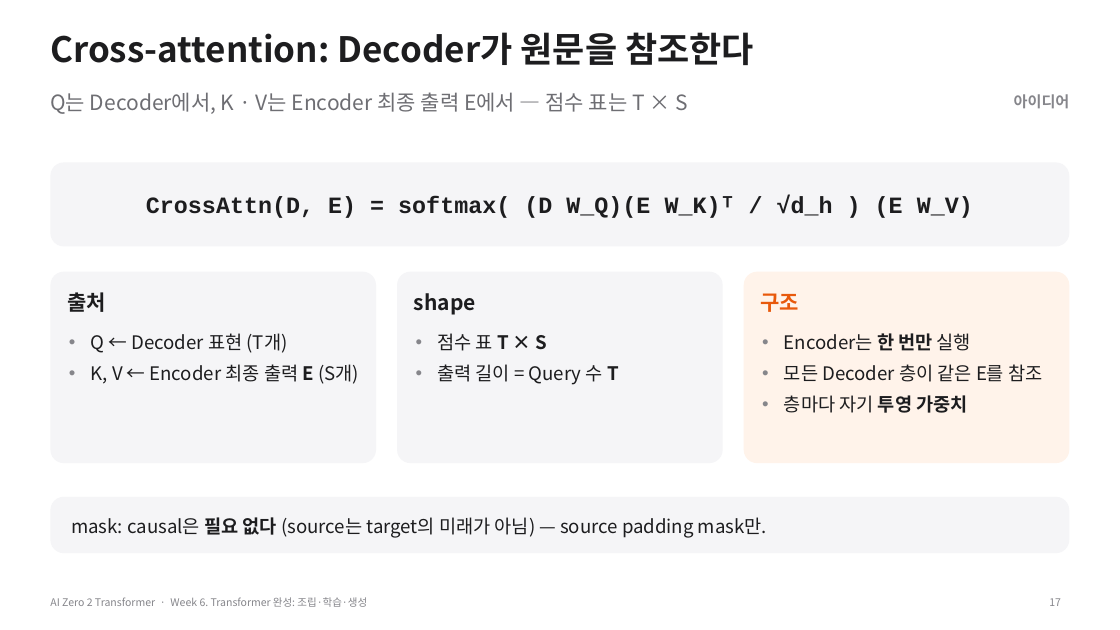
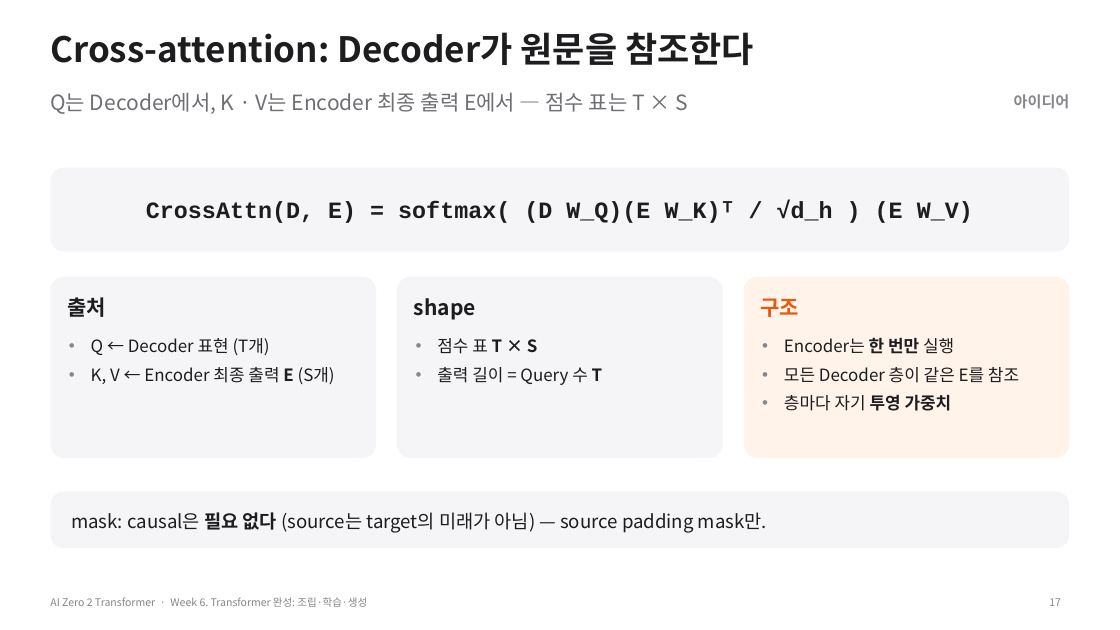
Before and after one commit to myunhh/AI-Zero-2-Transformers, a slide deck: slide 17 of lectures/week06_transformer_complete.pptx. Drawn at 1120x630 pixels with LibreOffice and Linux fonts; fonts in the diff are those of the drawing. Boxes give left, top, right and bottom in pixels: in the first picture for what was removed or moved away, otherwise in the second. Text is boxed around its words. In the diff, an @@ line names an element or a change of style, - is before the commit and + after.

```diff
--- a/lectures/week06_transformer_complete.pptx
+++ b/lectures/week06_transformer_complete.pptx
@@ 4 texts, 1 rounded rectangle: place and size @@
-4 texts, 1 rounded rectangle at [50, 162, 1070, 315]
+4 texts, 1 rounded rectangle at [50, 167, 1070, 320]
@@ rounded rectangle: place and size @@
-rounded rectangle at [50, 271, 376, 463]
+rounded rectangle at [50, 276, 376, 458]
@@ rounded rectangle: place and size @@
-rounded rectangle at [397, 271, 723, 463]
+rounded rectangle at [397, 276, 723, 458]
@@ proportions changed in 3 elements at [50, 276, 376, 458], [397, 276, 723, 458], [744, 276, 1070, 458] @@
@@ rounded rectangle: place and size @@
-rounded rectangle at [744, 271, 1070, 463]
+rounded rectangle at [744, 276, 1070, 458]
@@ size 16 to 14.5 pt in 3 elements at [91, 338, 335, 384], [437, 338, 603, 385], [784, 337, 1019, 411] @@
@@ rounded rectangle "mask: causal은 필요 없다 (source는 ...": place and size @@
-rounded rectangle "mask: causal은 필요 없다 (source는 ..." at [50, 497, 1070, 553]
+rounded rectangle "mask: causal은 필요 없다 (source는 ..." at [50, 492, 1070, 548]
```
Also in this commit, not shown: 9 other slides changed, 12 other files.
